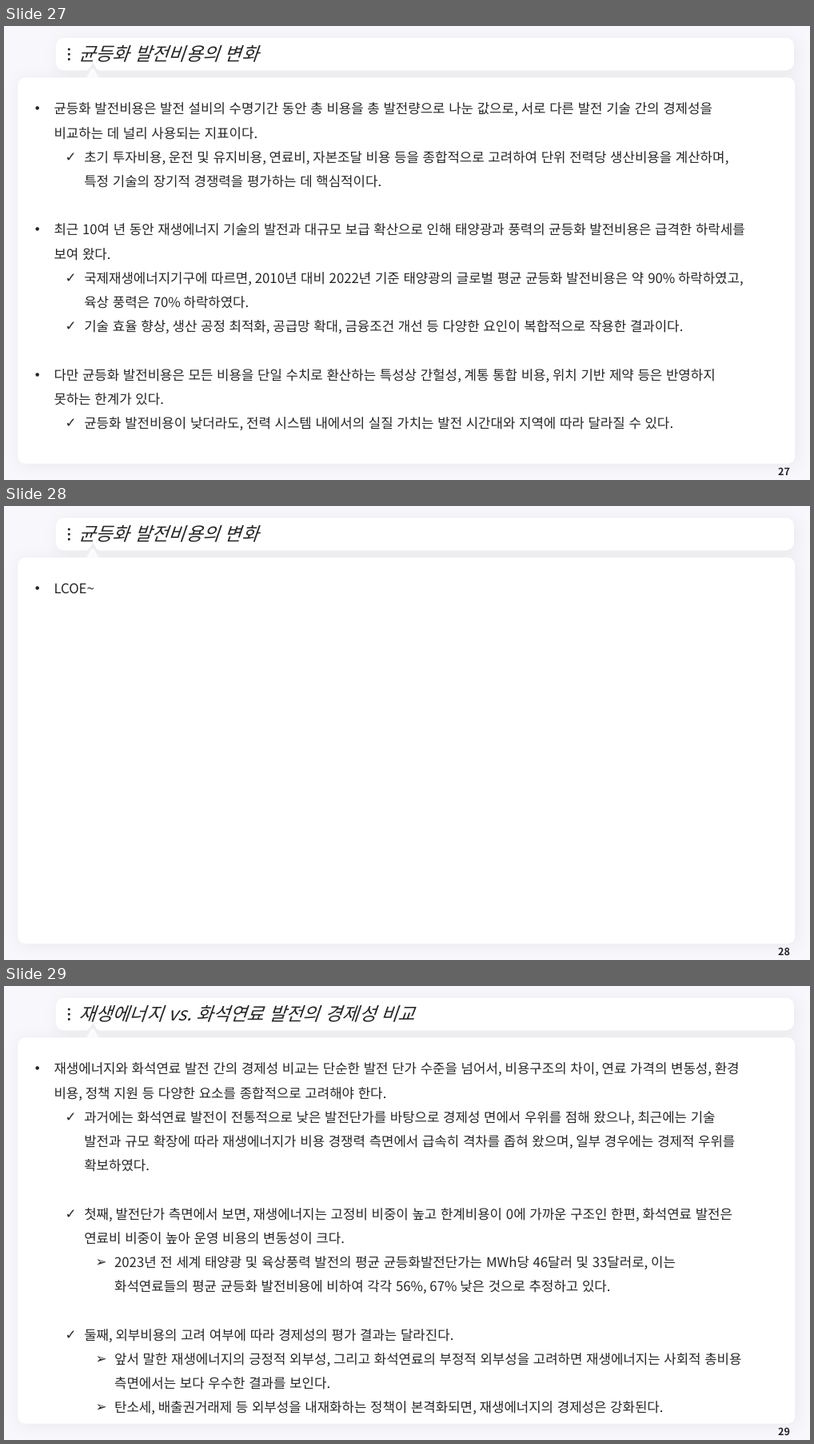
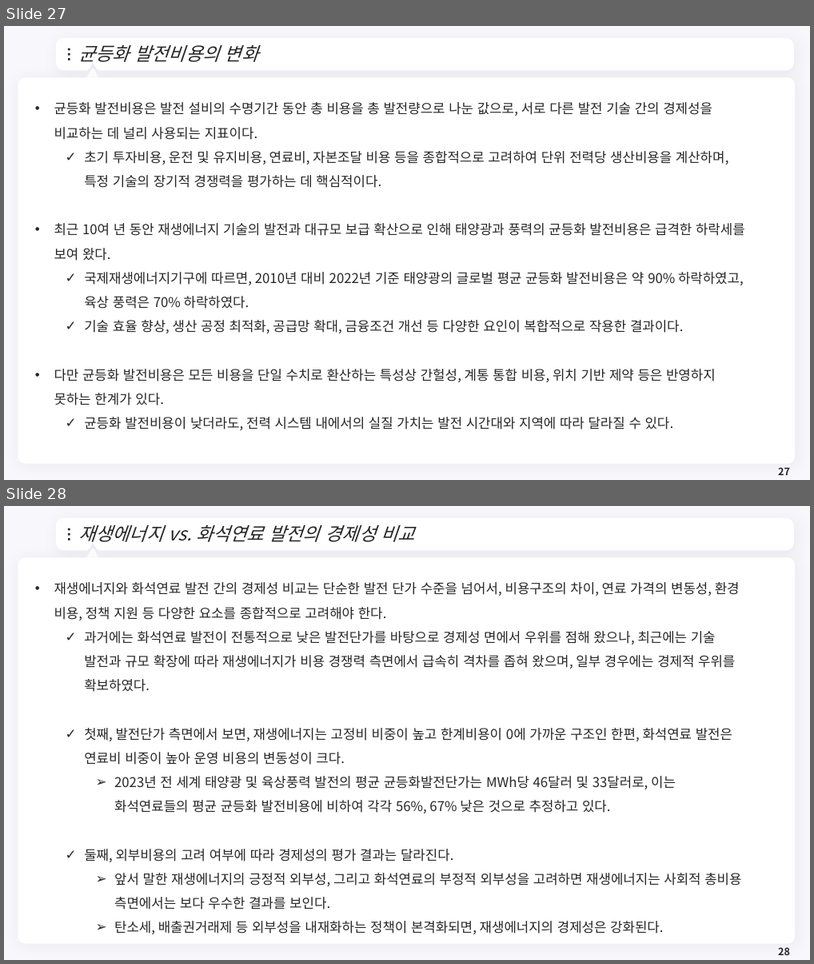
Before and after one commit to meandthey/Teaching, a slide deck: 에너지경제학/자원에너지경제학_Chapter_7 (재생에너지).pptx. Shown one above the other, each under a label of ours: slides 27, 28 and 29 before the commit, slides 27 and 28 after it. The pictures are 814x1444 and 814x964 pixels, drawn with LibreOffice and Linux fonts; fonts in the diff are those of the drawing; background and template pictures are left out. Boxes give left, top, right and bottom in pixels: in the first picture for what was removed or moved away, otherwise in the second. Text is boxed around its words. In the diff, an @@ line names an element or a change of style, - is before the commit and + after.

```diff
--- a/에너지경제학/자원에너지경제학_Chapter_7 (재생에너지).pptx
+++ b/에너지경제학/자원에너지경제학_Chapter_7 (재생에너지).pptx
@@ slide 28 removed at <box>4,506,810,960</box>, background #F8F7FC; not listed: 7 template elements that a slide beside it also shows @@
@@ title removed at <box>78,525,258,542</box> @@
-균등화 발전비용의 변화
@@ text removed at <box>54,583,94,593</box> @@
-• LCOE~
@@ page number removed at <box>778,947,790,955</box> @@
-28
@@ what was slide 29 is now slide 28 @@
```
Also in this commit, not shown: 1 slide changed, 2 slides added, 2 other files.
